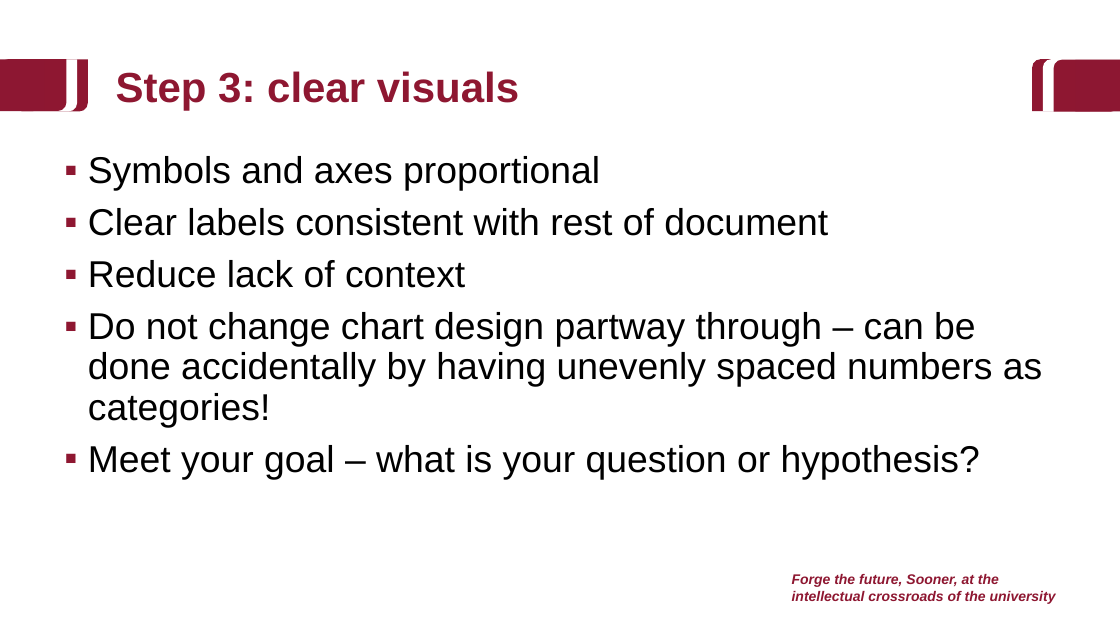
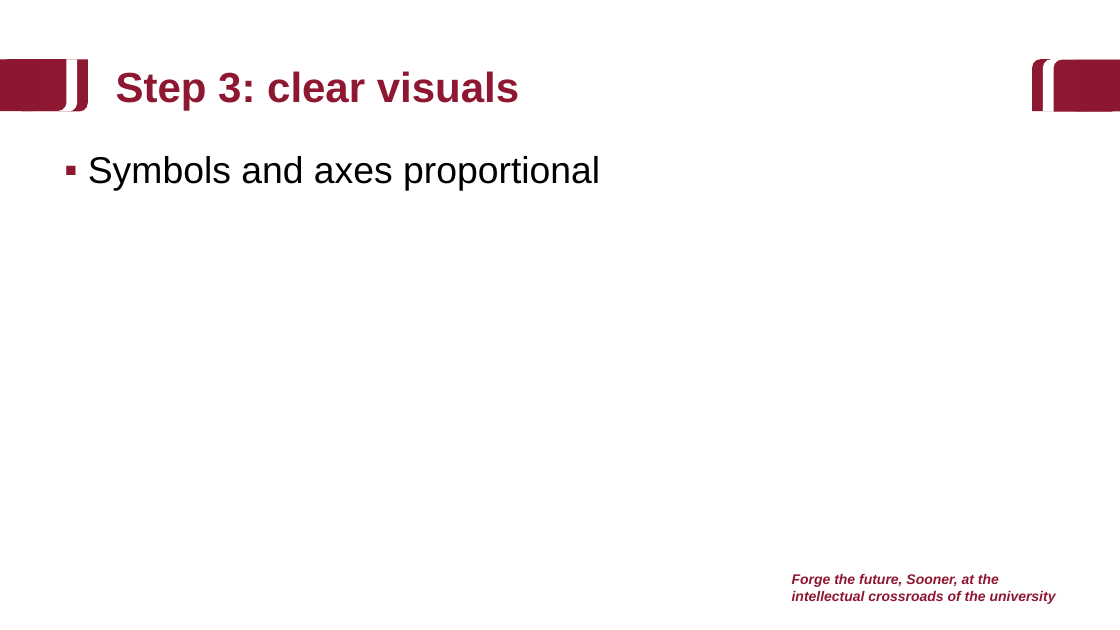
Before and after one commit to baeolophus/2025_data_viz_research, a slide deck: slide 36 of activities.pptx (slide 37 before the commit). Drawn at 1120x630 pixels with LibreOffice and Linux fonts; fonts in the diff are those of the drawing; background and template pictures are left out. Boxes give left, top, right and bottom in pixels: in the first picture for what was removed or moved away, otherwise in the second. Text is boxed around its words. In the diff, an @@ line names an element or a change of style, - is before the commit and + after.

```diff
--- a/activities.pptx
+++ b/activities.pptx
@@ text at [88,208,1042,479]: paragraphs removed @@
-▪ Clear labels consistent with rest of document
-▪ Reduce lack of context
-▪ Do not change chart design partway through – can be done accidentally by having unevenly spaced numbers as categories!
-▪ Meet your goal – what is your question or hypothesis?
```
Also in this commit, not shown: 15 other slides changed, 5 slides added, 2 slides removed.
